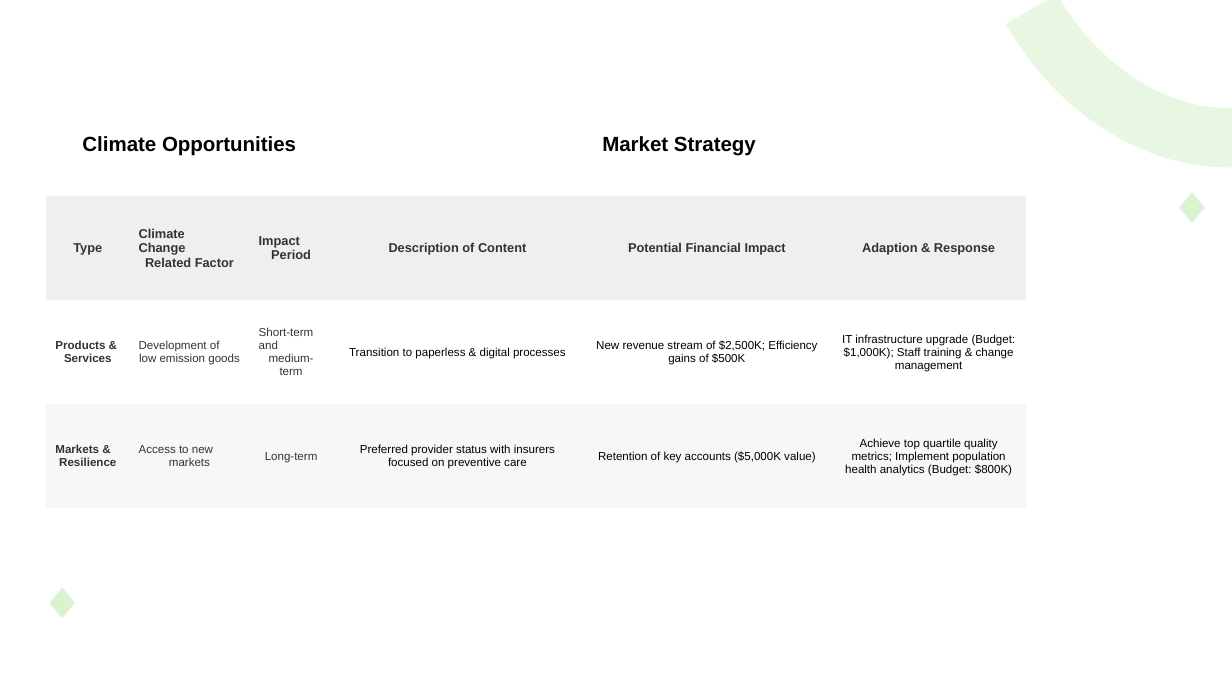
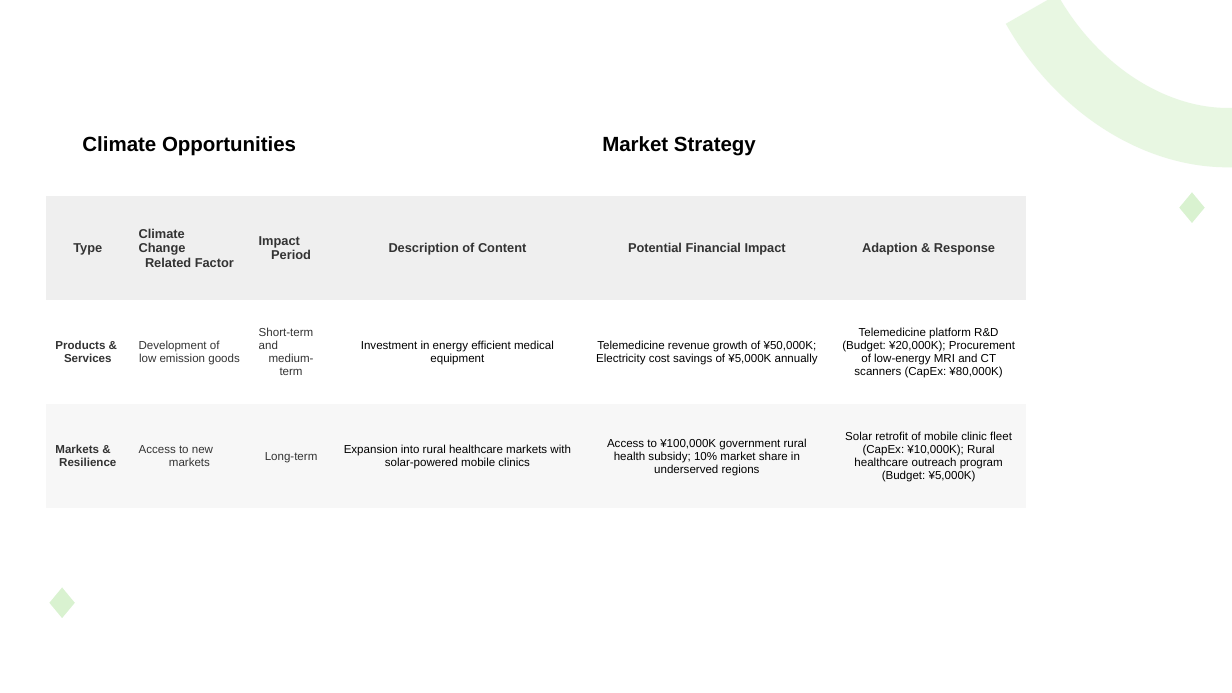
Before and after one commit to jackman993/sustainability-rep, a slide deck: slide 4 of shared/engine/tcfd/output/TCFD_table.pptx. Drawn at 1232x693 pixels with LibreOffice and Linux fonts; fonts in the diff are those of the drawing. Boxes give left, top, right and bottom in pixels: in the first picture for what was removed or moved away, otherwise in the second. Text is boxed around its words. In the diff, an @@ line names an element or a change of style, - is before the commit and + after.

```diff
--- a/shared/engine/tcfd/output/TCFD_table.pptx
+++ b/shared/engine/tcfd/output/TCFD_table.pptx
@@ table at (x1=46, y1=92, x2=1026, y2=508) @@
-row 3: Products & Services | Development of low emission goods | Short-term and medium-term | Transition to paperless & digital processes | New revenue stream of $2,500K; Efficiency gains of $500K | IT infrastructure upgrade (Budget: $1,000K); Staff training & change management
+row 3: Products & Services | Development of low emission goods | Short-term and medium-term | Investment in energy efficient medical equipment | Telemedicine revenue growth of ¥50,000K; Electricity cost savings of ¥5,000K annually | Telemedicine platform R&D (Budget: ¥20,000K); Procurement of low-energy MRI and CT scanners (CapEx: ¥80,000K)
-row 4: Markets & Resilience | Access to new markets | Long-term | Preferred provider status with insurers focused on preventive care | Retention of key accounts ($5,000K value) | Achieve top quartile quality metrics; Implement population health analytics (Budget: $800K)
+row 4: Markets & Resilience | Access to new markets | Long-term | Expansion into rural healthcare markets with solar-powered mobile clinics | Access to ¥100,000K government rural health subsidy; 10% market share in underserved regions | Solar retrofit of mobile clinic fleet (CapEx: ¥10,000K); Rural healthcare outreach program (Budget: ¥5,000K)
```
Also in this commit, not shown: 5 other slides changed, 1 slide added, 1 slide removed, 8 other files.
